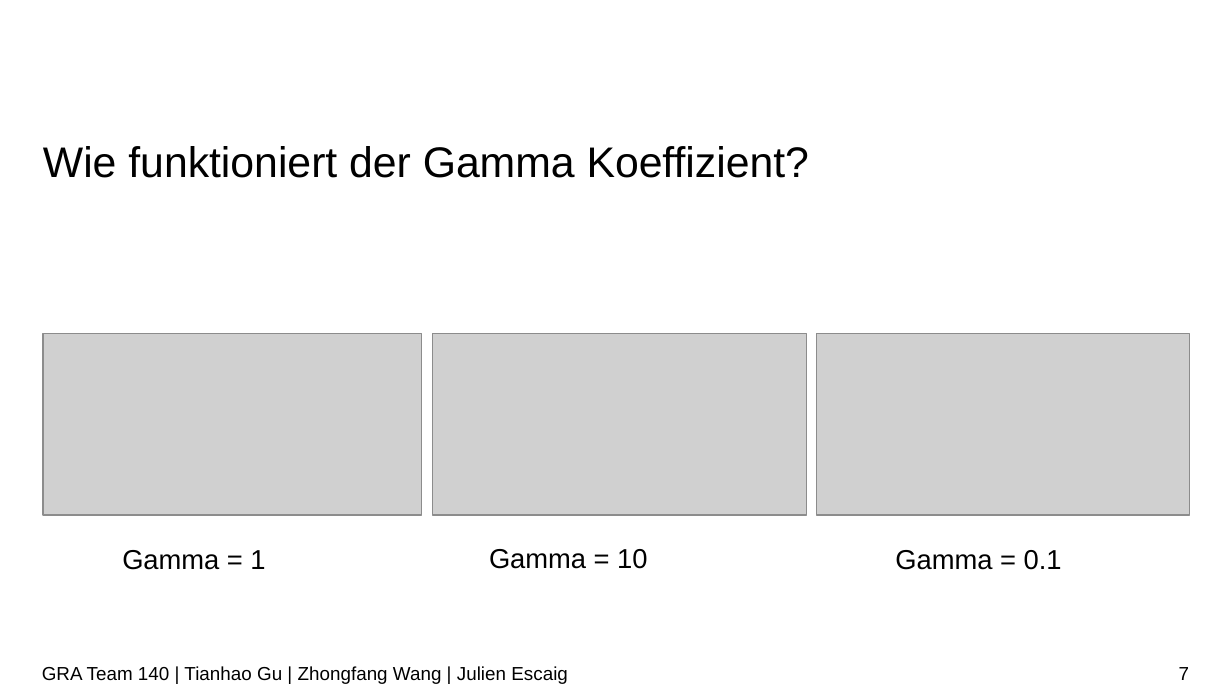
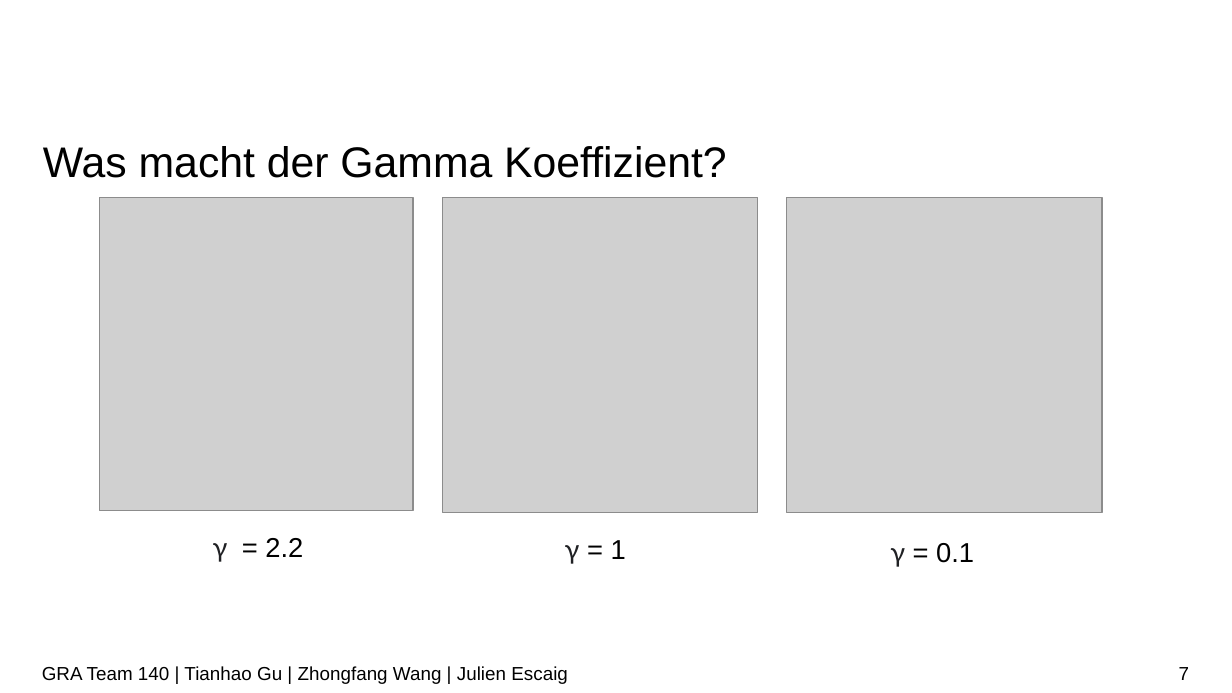
Before and after one commit to tianhaogutum/1, a slide deck: slide 7 of Vortrag/Vortrag.pptx. Drawn at 1232x693 pixels with LibreOffice and Linux fonts; fonts in the diff are those of the drawing; grey boxes stand for pictures; background and template pictures are left out. Boxes give left, top, right and bottom in pixels: in the first picture for what was removed or moved away, otherwise in the second. Text is boxed around its words. In the diff, an @@ line names an element or a change of style, - is before the commit and + after.

```diff
--- a/Vortrag/Vortrag.pptx
+++ b/Vortrag/Vortrag.pptx
@@ title at box(43, 146, 726, 178): text changed @@
-Wie funktioniert der Gamma Koeffizient?
+Was macht der Gamma Koeffizient?
@@ picture added at box(100, 197, 413, 510) @@
@@ picture: place and size @@
-picture at box(432, 333, 807, 515)
+picture at box(442, 197, 758, 513)
@@ picture added at box(787, 197, 1103, 513) @@
@@ picture removed at box(43, 333, 421, 515) @@
@@ picture removed at box(817, 333, 1190, 515) @@
@@ text at box(213, 538, 303, 562): text changed @@
-Gamma = 1
+γ = 2.2
@@ text at box(565, 540, 626, 564): text changed @@
-Gamma = 10
+γ = 1
@@ text at box(890, 543, 974, 567): text changed @@
-Gamma = 0.1
+γ = 0.1
```
Also in this commit, not shown: 9 other slides changed, 3 slides added, 1 slide removed, 3 other files.
